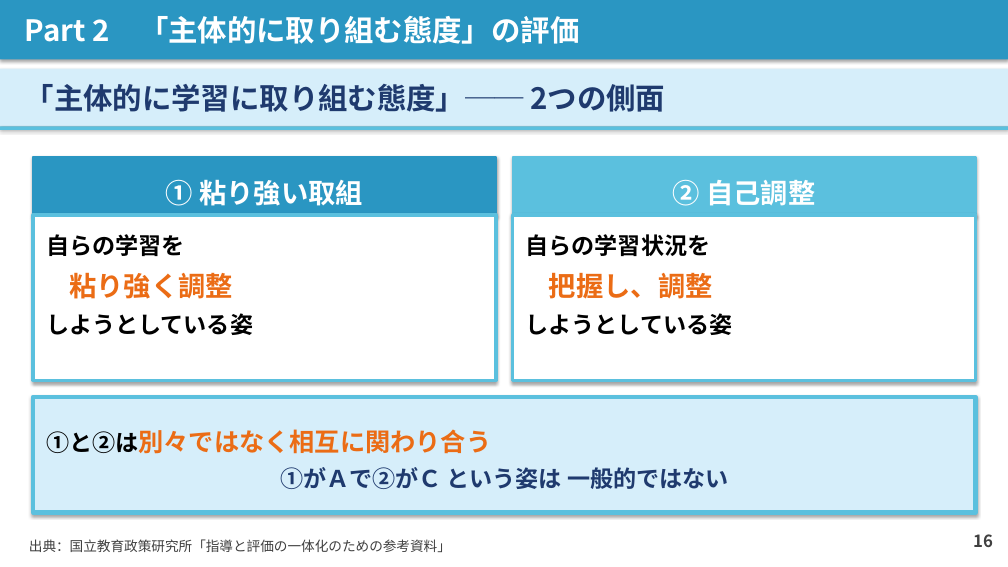
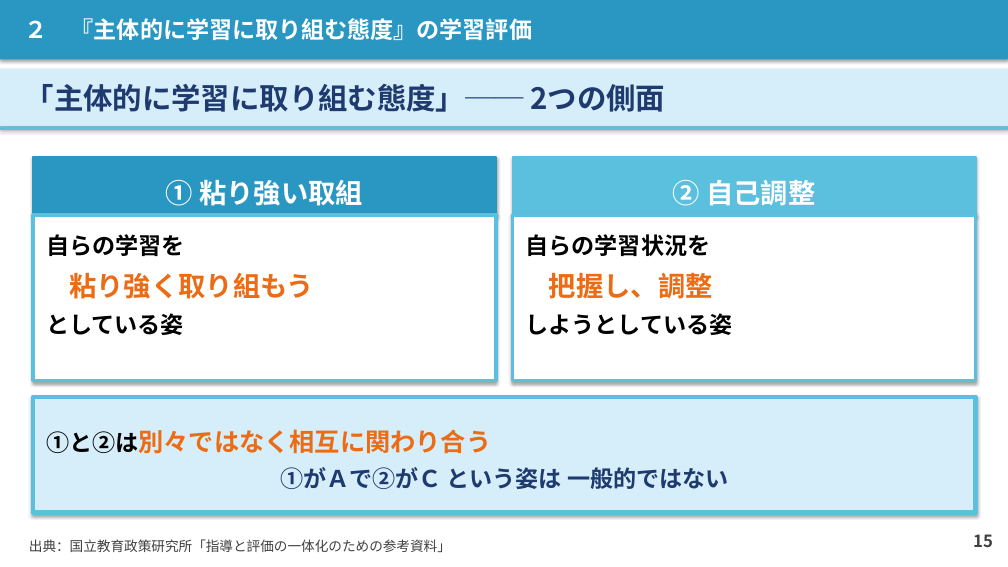
Before and after one commit to contynet730-star/con30, a slide deck: slide 15 of 講義スライド_石神井南中_20260603.pptx (slide 16 before the commit). Drawn at 1008x567 pixels with LibreOffice and Linux fonts; fonts in the diff are those of the drawing. Boxes give left, top, right and bottom in pixels: in the first picture for what was removed or moved away, otherwise in the second. Text is boxed around its words. In the diff, an @@ line names an element or a change of style, - is before the commit and + after.

```diff
--- a/講義スライド_石神井南中_20260603.pptx
+++ b/講義スライド_石神井南中_20260603.pptx
@@ text in rectangle at (25, 18, 532, 40): text changed; size 28 to 22 pt @@
-Part 2 「主体的に取り組む態度」の評価
+２ 『主体的に学習に取り組む態度』の学習評価
@@ text in rectangle at (46, 272, 314, 335): text changed; size 22 to 26 pt; text colour #000000 to #EB6C15 @@
-粘り強く調整
-しようとしている姿
+粘り強く取り組もう
+としている姿
@@ text at (973, 534, 993, 547): text changed @@
-16
+15
```
Also in this commit, not shown: 25 other slides changed, 1 slide added, 1 slide removed, 1 other file.
